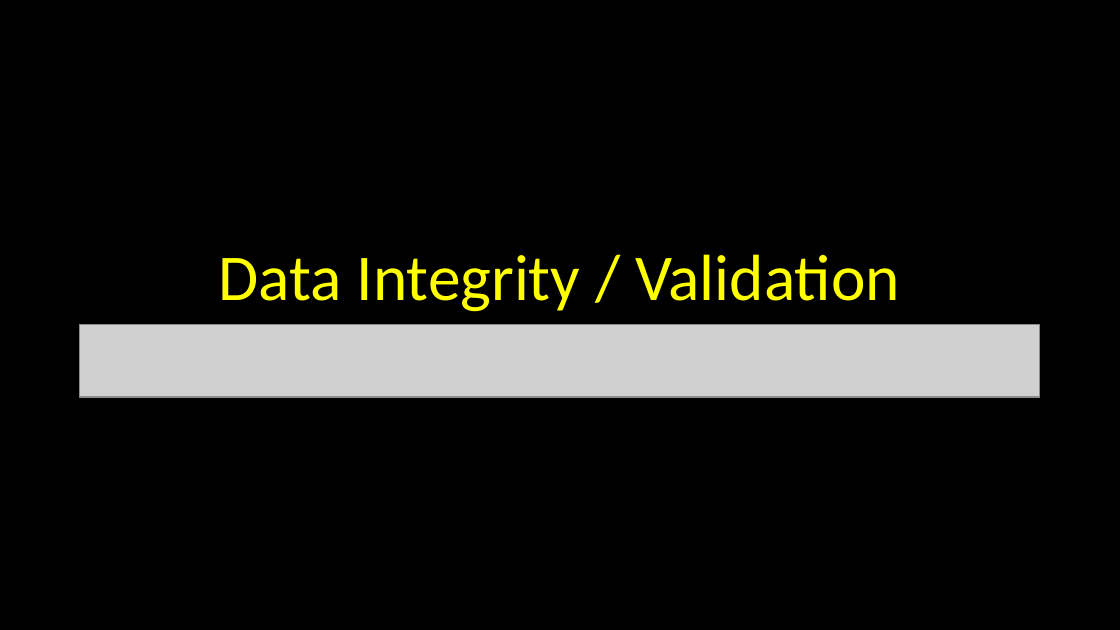
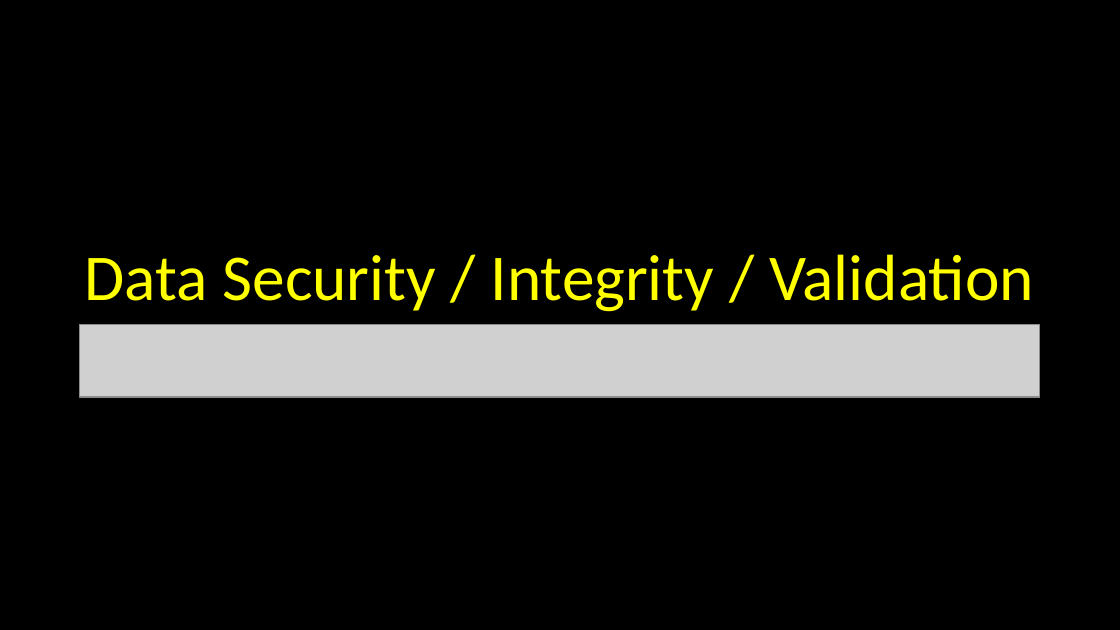
Before and after one commit to csev/wa4e, a slide deck: slide 27 of lectures/PHP-04-Forms.ppt. Drawn at 1120x630 pixels with LibreOffice and Linux fonts; fonts in the diff are those of the drawing; grey boxes stand for pictures. Boxes give left, top, right and bottom in pixels: in the first picture for what was removed or moved away, otherwise in the second. Text is boxed around its words. In the diff, an @@ line names an element or a change of style, - is before the commit and + after.

```diff
--- a/lectures/PHP-04-Forms.ppt
+++ b/lectures/PHP-04-Forms.ppt
@@ title at [84, 254, 1034, 312]: text changed @@
-Data Integrity / Validation
+Data Security / Integrity / Validation
```
Also in this commit, not shown: 3 other slides changed, 1 slide added, 1 other file.
